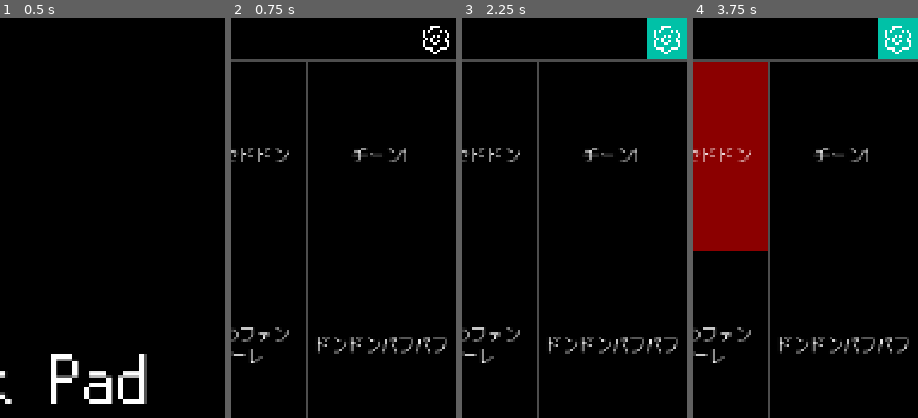
Above: before the commit, frames 1-4 (left to right).
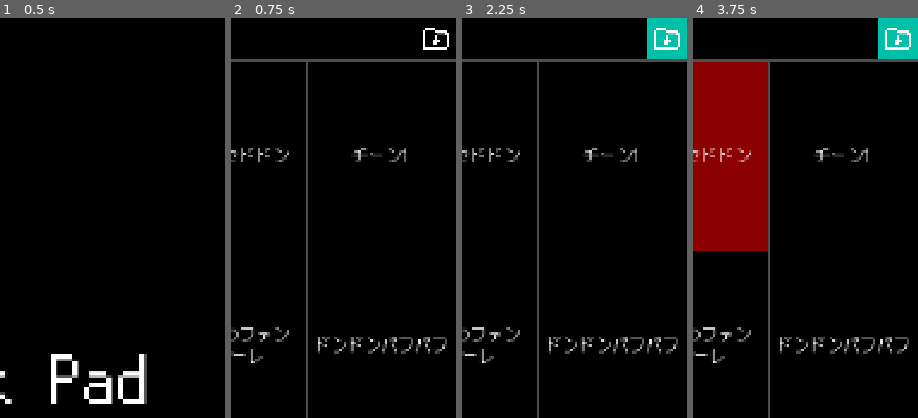
Above: after the commit, the same moments.

Repository: joshuafolkken/quick-pad
Game: Godot game, scene res://scenes/title.tscn
Same seed, same stepped clock (60 frames per second), same inputs: the game is played once before the commit and once after it. Sound files missing from this copy of the repository are replaced by a short silence.
Inputs (mouse positions are % of the whole screen's width and height, from its top left):
- Up to frame 1 (0.5 s): no input
- Up to frame 2 (0.75 s): click (50, 50) at 0.5 s
- Up to frame 3 (2.25 s): click (17, 17) at 1.27 s; click (95, 3) at 2 s
- Up to frame 4 (3.75 s): tap Enter at 2.75 s; move the mouse to (72, 45) at 2.77 s; hold D 2.78-3.53 s; tap 2 at 2.85 s; tap Space at 3.5 s; move the mouse to (30, 55) at 3.52 s; hold S from 3.53 s (still down); tap 3 at 3.6 s
The pictures show only the part of the screen within x 50-100%, y 0-50%; the shares and areas given below are measured in that part.

Frame 1 is identical in both runs. In frame 2, 0.2% of the frame differs, in the area x 85-97%, y 2-9%; in frame 3, 0.2%; in frame 4, 0.2%.

Commit message:
open file dialog #45

Diff:
--- /dev/null
+++ b/assets/icons/folder-arrow-down-svgrepo-com.svg
@@ -0,0 +1,12 @@
+<!DOCTYPE svg PUBLIC "-//W3C//DTD SVG 1.1//EN" "http://www.w3.org/Graphics/SVG/1.1/DTD/svg11.dtd">
+
+<!-- Uploaded to: SVG Repo, www.svgrepo.com, Transformed by: SVG Repo Mixer Tools -->
+<svg width="800px" height="800px" viewBox="0 0 24 24" fill="none" xmlns="http://www.w3.org/2000/svg">
+
+<g id="SVGRepo_bgCarrier" stroke-width="0"/>
+
+<g id="SVGRepo_tracerCarrier" stroke-linecap="round" stroke-linejoin="round"/>
+
+<g id="SVGRepo_iconCarrier"> <path d="M12 10V16M12 16L10 14M12 16L14 14M12.0627 6.06274L11.9373 5.93726C11.5914 5.59135 11.4184 5.4184 11.2166 5.29472C11.0376 5.18506 10.8425 5.10425 10.6385 5.05526C10.4083 5 10.1637 5 9.67452 5H6.2C5.0799 5 4.51984 5 4.09202 5.21799C3.71569 5.40973 3.40973 5.71569 3.21799 6.09202C3 6.51984 3 7.07989 3 8.2V15.8C3 16.9201 3 17.4802 3.21799 17.908C3.40973 18.2843 3.71569 18.5903 4.09202 18.782C4.51984 19 5.07989 19 6.2 19H17.8C18.9201 19 19.4802 19 19.908 18.782C20.2843 18.5903 20.5903 18.2843 20.782 17.908C21 17.4802 21 16.9201 21 15.8V10.2C21 9.0799 21 8.51984 20.782 8.09202C20.5903 7.71569 20.2843 7.40973 19.908 7.21799C19.4802 7 18.9201 7 17.8 7H14.3255C13.8363 7 13.5917 7 13.3615 6.94474C13.1575 6.89575 12.9624 6.81494 12.7834 6.70528C12.5816 6.5816 12.4086 6.40865 12.0627 6.06274Z" stroke="#ffffff" stroke-width="2" stroke-linecap="round" stroke-linejoin="round"/> </g>
+
+</svg>
--- a/scenes/main.tscn
+++ b/scenes/main.tscn
@@ -1,7 +1,7 @@
 [gd_scene load_steps=4 format=3 uid="uid://eufd3b7a5ftf"]
 
 [ext_resource type="Script" uid="uid://b1tu88gjkc8e1" path="res://scenes/main.gd" id="1_o5qli"]
-[ext_resource type="Texture2D" uid="uid://cijs7i0xnfbsq" path="res://assets/icons/settings-svgrepo-com.svg" id="2_jyhfs"]
+[ext_resource type="Texture2D" uid="uid://badu4vv3gblja" path="res://assets/icons/folder-arrow-down-svgrepo-com.svg" id="2_jyhfs"]
 [ext_resource type="PackedScene" uid="uid://cj5p1ndmiain5" path="res://scenes/row.tscn" id="2_sugp2"]
 
 [node name="Main" type="Node2D"]
--- a/scenes/pad.gd
+++ b/scenes/pad.gd
@@ -102,6 +102,9 @@
 
 
 func _setup_file_dialog() -> void:
+	if OS.get_name() == "web":
+		return
+
 	_file_dialog.use_native_dialog = true
 	_file_dialog.access = FileDialog.ACCESS_FILESYSTEM
 	_file_dialog.file_mode = FileDialog.FILE_MODE_OPEN_FILE
@@ -137,10 +140,30 @@
 	_player.play()
 
 
+func _open_web_file_dialog() -> void:
+	if JavaScriptBridge.eval("typeof window !== 'undefined'", true):
+		var js_code := """
+		var input = document.createElement('input');
+		input.type = 'file';
+		input.accept = '.wav,.mp3,.ogg';
+		input.onchange = function(e) {
+			var file = e.target.files[0];
+			if (file) {
+				window.godotInstance.call_deferred('_on_file_dialog_file_selected', file.name);
+			}
+		};
+		input.click();
+		"""
+		JavaScriptBridge.eval(js_code, true)
+
+
 func _on_button_down() -> void:
 	var main: Main = get_tree().get_current_scene()
 	if main and main.is_setting_mode():
-		_file_dialog.popup_centered()
+		if OS.get_name() == "Web":
+			_open_web_file_dialog()
+		else:
+			_file_dialog.popup_centered()
 	else:
 		play_audio()
 
Not shown, added: assets/icons/folder-arrow-down-svgrepo-com.svg.import
